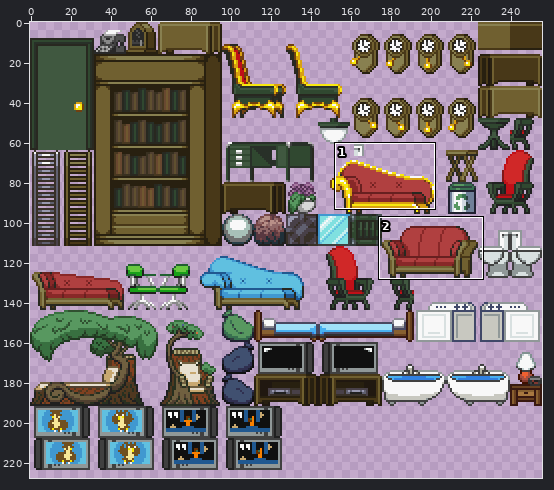
A sprite sheet gets an edit: res/gfx/statics.png. Above: a wide view before the commit, with the close-up outlined.
Close-up. The starting point:
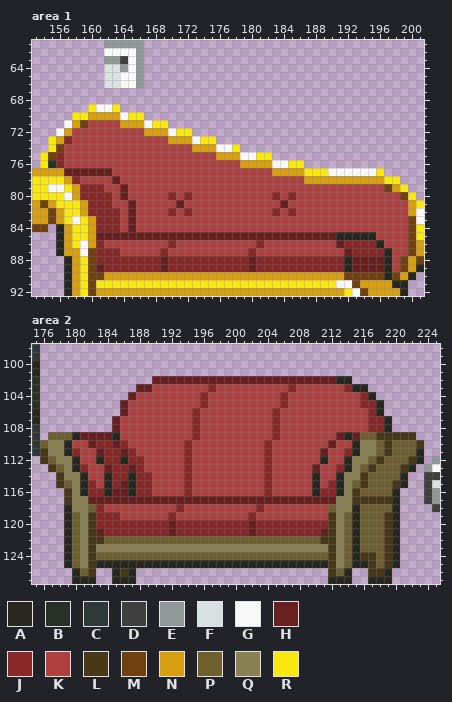
The file is 256x256 pixels. Shown: area 1: x 153..201, y 61..92; area 2: x 175..225, y 98..127. The wide view leaves out empty margins. The commit also changed other parts of the picture, which this record leaves out.
Palette (. is transparent): A #282820  B #283028  C #303838  D #404040  E #909898  F #d8e0e0  G #f8f8f8  H #682020  J #882828  K #b04040  L #483818  M #704010  N #d8a010  P #706030  Q #888050  R #f8e810
The result:
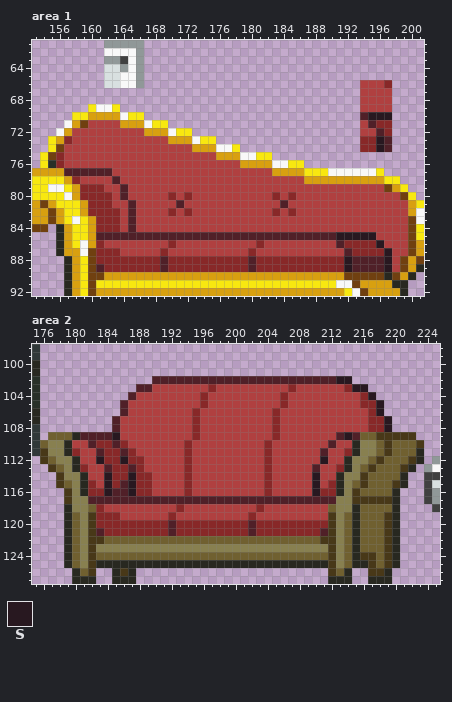
Colours new in this view: S #281820
Changes in this commit:
colour H: #682020 -> #502028
Area 1:
y 66: x 194..197 .... -> KKKJ
y 67..69: x 194..197 .... -> KKKK
y 70: x 194..197 .... -> HSSS
y 71: x 194..197 .... -> KHJJ
y 72: x 194..197 .... -> KKHJ
y 73..74: x 194..197 .... -> JJSH
y 85: x 191..195 AAAAA -> SSSSS
y 86: x 196 A -> S
y 87: x 197 A -> S
y 88..89: x 192 A -> S; x 197 A -> S
Area 2:
y 102: x 213..214 AA -> SS
y 103: x 215..216 AA -> SS
y 104: x 217 A -> S
y 105..106: x 218 A -> S
y 107..108: x 219 A -> S
y 109: x 185 A -> S; x 214 A -> S
y 112: x 183 A -> S; x 186 A -> S; x 211 A -> S
y 114..116: x 184 A -> S; x 187 A -> S; x 210 A -> S
Pixel boxes of the changes (left, top, right, bottom) in both close-ups:
added: (360, 80, 392, 152)
changed: (64, 168, 392, 272)
changed: (80, 376, 392, 536)
